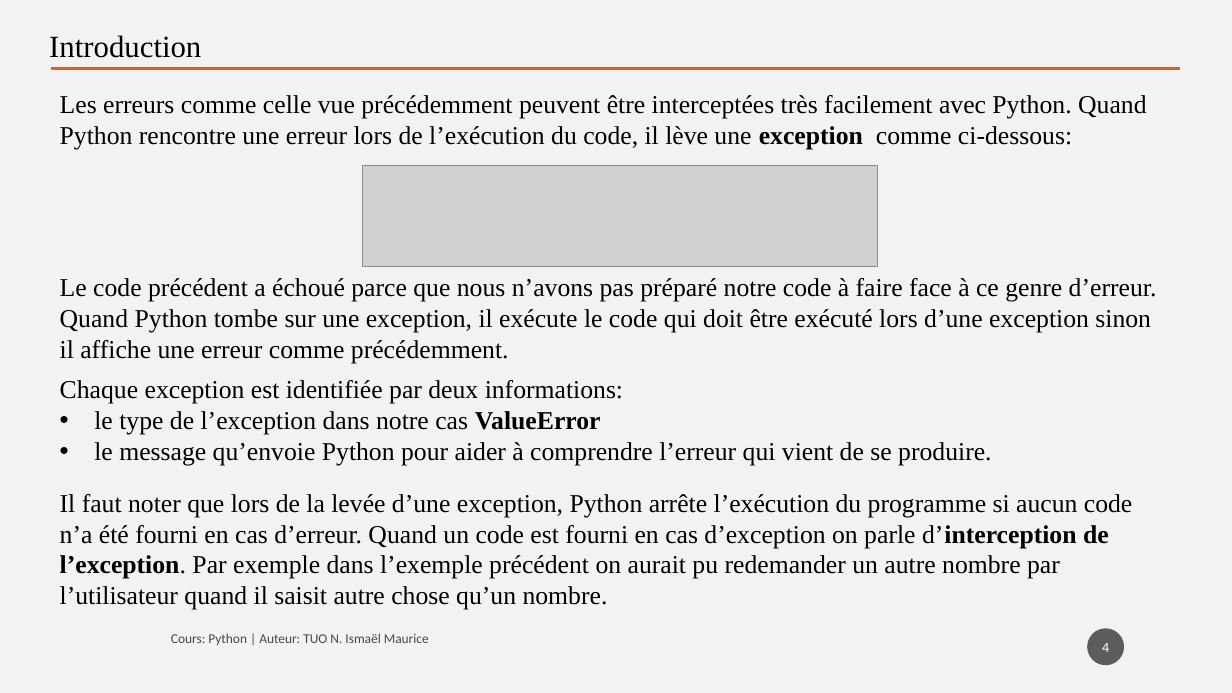
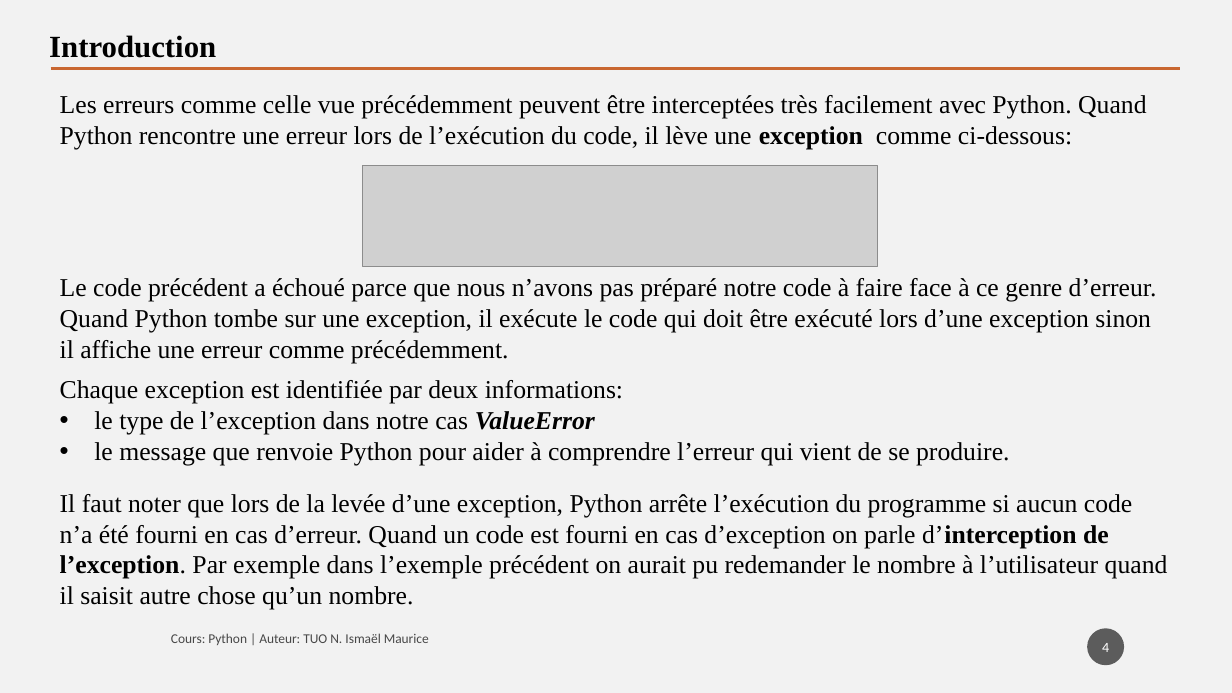
Before and after one commit to tisma95/cours-python, a slide deck: slide 4 of source/Chapitre 7 - Les exceptions.pptx. Drawn at 1232x693 pixels with LibreOffice and Linux fonts; fonts in the diff are those of the drawing; grey boxes stand for pictures. Boxes give left, top, right and bottom in pixels: in the first picture for what was removed or moved away, otherwise in the second. Text is boxed around its words. In the diff, an @@ line names an element or a change of style, - is before the commit and + after.

Commit message:
Feat(chp7): Rédaction chapitre sur les exceptions

```diff
--- a/source/Chapitre 7 - Les exceptions.pptx
+++ b/source/Chapitre 7 - Les exceptions.pptx
@@ text "Introduction" at [49, 35, 216, 58]: bold on @@
@@ text at [94, 411, 595, 435]: italic on in "ValueError" @@
@@ text at [94, 442, 1009, 466]: text changed @@
-• le message qu’envoie Python pour aider à comprendre l’erreur qui vient de se produire.
+• le message que renvoie Python pour aider à comprendre l’erreur qui vient de se produire.
@@ text at [60, 494, 1168, 610]: text changed @@
-Il faut noter que lors de la levée d’une exception, Python arrête l’exécution du programme si aucun code n’a été fourni en cas d’erreur. Quand un code est fourni en cas d’exception on parle d’interception de l’exception. Par exemple dans l’exemple précédent on aurait pu redemander un autre nombre par l’utilisateur quand il saisit autre chose qu’un nombre.
+Il faut noter que lors de la levée d’une exception, Python arrête l’exécution du programme si aucun code n’a été fourni en cas d’erreur. Quand un code est fourni en cas d’exception on parle d’interception de l’exception. Par exemple dans l’exemple précédent on aurait pu redemander le nombre à l’utilisateur quand il saisit autre chose qu’un nombre.
```
Also in this commit, not shown: 3 other slides changed, 14 slides added, 11 other files.
